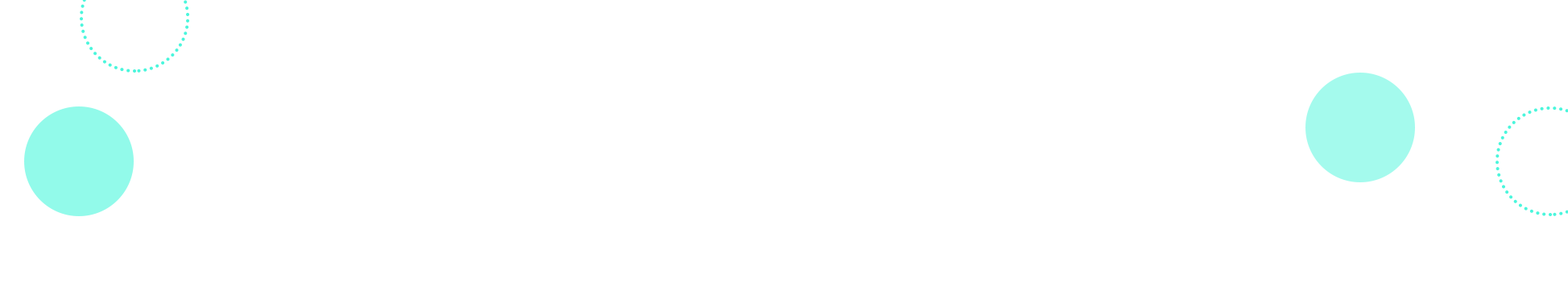
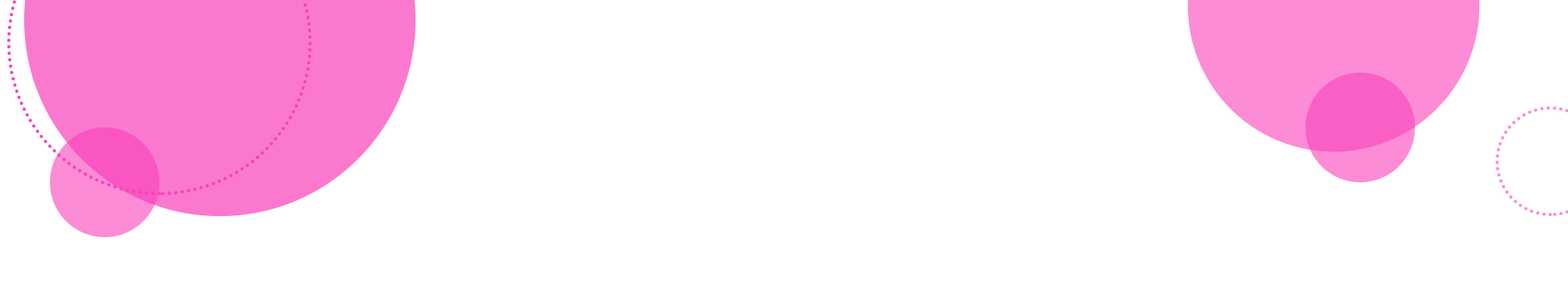
Revision of a layered 1568px x 292px image; what changed, layer by layer:
added layer "Ellipse 1 copy 5" (lighten, 60%) above "Ellipse 1 copy 3" over [49, 127, 160, 237]
"Ellipse 1 copy 3": opacity 100% → 60%, blend normal → lighten, painted on it over [1495, 106, 1568, 216]
"Ellipse 1 copy": blend normal → lighten, painted on it over [7, 0, 312, 195]
added layer "Ellipse 1 copy 4" (lighten, 60%) above "Ellipse 1 copy 2" over [1187, 0, 1480, 152]
"Ellipse 1 copy 2": opacity 50% → 60%, blend normal → lighten, painted on it over [1305, 72, 1415, 183]
"Ellipse 1": opacity 60% → 70%, painted on it over [24, 0, 416, 216]
